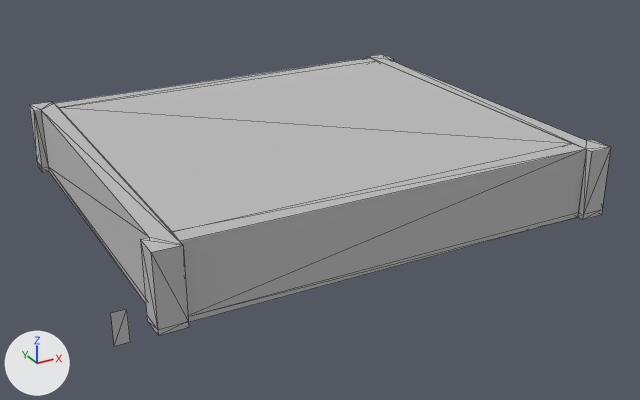
Renders of the glTF model assets/items/tx237xp2328/Rest_House.glb from each side of a commit.
Rendered twice from a 50 mm camera at (-10.0, -32.3, 20.6) aimed at (12.8, 9.2, -0.1). The lights are fixed; the arrows at lower left show +X, +Y and +Z. Mesh edges are drawn as thin lines.

The first picture shows 'Mesh1 Model', 'Mesh2 Model'.
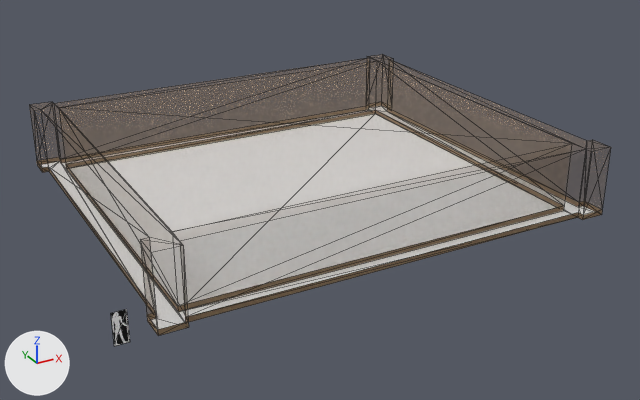
Location of each change, [x1, y1, x2, y2] in pixels of the pictures (640 x 400 px):
'Mesh1 Model', surface changed, recoloured (grey to brown): [29, 54, 611, 336] in both
'Mesh2 Model', surface changed: [111, 309, 130, 346] in both

Diff of the bpy script that builds the scene:
```diff
--- a/assets/items/tx237xp2328/Rest_House.glb.py
+++ b/assets/items/tx237xp2328/Rest_House.glb.py
@@ img_hesyra3 @@
+img_hesyra3 = load_image('HesyRa3', '_unpacked/HesyRa3', 1062, 2445, 'sRGB')
@@ img_mudbrick @@
+img_mudbrick = load_image('Mudbrick', '_unpacked/Mudbrick', 492, 423, 'sRGB')
@@ img_opaque @@
+img_opaque = load_image('Opaque', '_unpacked/Opaque', 492, 423, 'sRGB')
@@ mat_opaque @@
 n0 = _N.new('ShaderNodeBsdfPrincipled'); n0.name = 'Principled BSDF'
-n0.inputs[0].default_value = (0.5, 0.5, 0.5, 1.0)  # 'Base Color', grey #bcbcbc
 n0.inputs[2].default_value = 1.0  # 'Roughness'
 n1 = _N.new('ShaderNodeOutputMaterial'); n1.name = 'Material Output'
+n2 = _N.new('ShaderNodeMath'); n2.name = 'Math'
+n2.operation = 'MULTIPLY'
+n2.inputs[1].default_value = 0.24  # 'Value'
+n3 = _N.new('ShaderNodeTexImage'); n3.name = 'Image Texture'
+n3.image = img_opaque
 _L.new(n0.outputs[0], n1.inputs[0])  # 'BSDF' to 'Surface'
+_L.new(n2.outputs[0], n0.inputs[4])  # 'Value' to 'Alpha'
+_L.new(n3.outputs[0], n0.inputs[0])  # 'Color' to 'Base Color'
+_L.new(n3.outputs[1], n2.inputs[0])  # 'Alpha' to 'Value'
@@ mat_mudbrick @@
 mat_mudbrick = principled_material('Mudbrick')
-mat_mudbrick.base_color = (0.5, 0.5, 0.5)  # grey #bcbcbc
+mat_mudbrick.texture = img_mudbrick
 mat_mudbrick.roughness = 1.0
@@ mat_frontcolor @@
 mat_frontcolor = principled_material('FrontColor')
-mat_frontcolor.base_color = (0.5, 0.5, 0.5)  # grey #bcbcbc
+mat_frontcolor.base_color = (1.0, 1.0, 1.0)  # white #ffffff
 mat_frontcolor.roughness = 1.0
@@ mat_hesyra3 @@
 mat_hesyra3 = principled_material('HesyRa3')
-mat_hesyra3.base_color = (0.5, 0.5, 0.5)  # grey #bcbcbc
+mat_hesyra3.texture = img_hesyra3
 mat_hesyra3.roughness = 1.0
```
